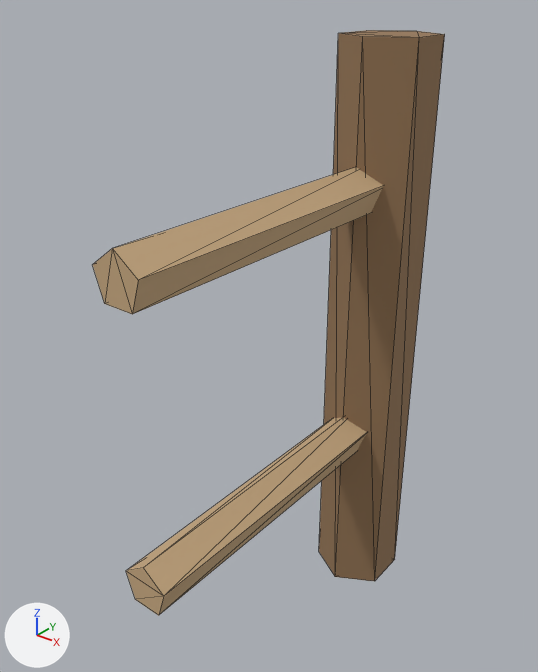
The glTF model assets/3d/models/pen_fence_04.glb as it was, and as the next commit left it.
The view is the same before and after, from a 50 mm camera at (0.542, -0.937, 0.971) aimed at (-0.045, -0.204, 0.517). Every picture has the same lights, and +X, +Y and +Z are marked at lower left. The older version comes first. Mesh edges are drawn as thin lines. Vertices at exactly the same position are counted once.

The first picture shows 'pen_fence_04'.
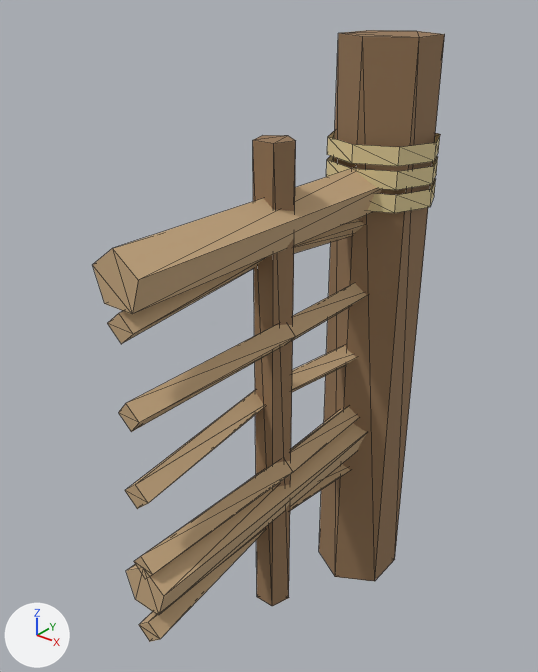
Pixel boxes (x1, y1, x2, y2) of what changed, in the pictures (538 x 672 px):
'pen_fence_04', reshaped
    before: (93, 30, 445, 616)
    after: (93, 30, 445, 642)
part 1 of me_pen_fence_04, added (brown)
    after: (253, 135, 296, 606)
part 2 of me_pen_fence_04, added (beige)
    after: (368, 179, 436, 213)
part 3 of me_pen_fence_04, added (beige)
    after: (326, 156, 438, 190)
part 4 of me_pen_fence_04, added (beige)
    after: (327, 130, 440, 166)
part 5 of me_pen_fence_04, built on
    before: (93, 249, 164, 616)
    after: (93, 219, 367, 642)

The change in detail:
Material 'thatch' (mat_thatch) is new.
Its base color is (0.78, 0.64, 0.33) (beige #e5d19b).
Its roughness is 0.85.
me_pen_fence_04 is used by ob_pen_fence_04; location (0.0, 0.0, 0.0).
me_pen_fence_04 had 32 vertices, 52 faces and spanned x -0.061..0.061, y -0.5..0.07, z 0.0..0.9.
me_pen_fence_04 now has 150 vertices, 216 faces and spans x -0.081..0.081, y -0.501..0.081, z 0.0..0.9.
me_pen_fence_04 part 1: a new loose piece, a 5-sided cylinder along z spanning x -0.025..0.025, y -0.271..-0.224, z 0.1..0.8, in mat_trunk (brown #957655).
me_pen_fence_04 part 2: a new loose piece of 16 vertices spanning x -0.081..0.081, y -0.081..0.081, z 0.678..0.703, in mat_thatch (beige #e5d19b).
me_pen_fence_04 part 3: a new loose piece of 16 vertices spanning x -0.081..0.081, y -0.081..0.081, z 0.71..0.735, in mat_thatch (beige #e5d19b).
me_pen_fence_04 part 4: a new loose piece of 16 vertices spanning x -0.081..0.081, y -0.081..0.081, z 0.742..0.767, in mat_thatch (beige #e5d19b).
Part 5, on me_pen_fence_04:
10 faces are deleted.
48 vertices are added at x -0.035..0.035, y -0.501..0.001, z 0.212..0.68.
6 new vertices lie (0.019, 0.0, 0.017) away from vertices in x -0.018..-0.001, y -0.501..-0.499, z 0.212..0.651.
6 new vertices lie (-0.017, 0.0, -0.019) away from vertices in x -0.001..0.018, y -0.001..0.001, z 0.231..0.668.
110 new faces join them, mat_wood (beige #c8aa81).
me_pen_fence_04 gains material mat_thatch (beige #e5d19b).
